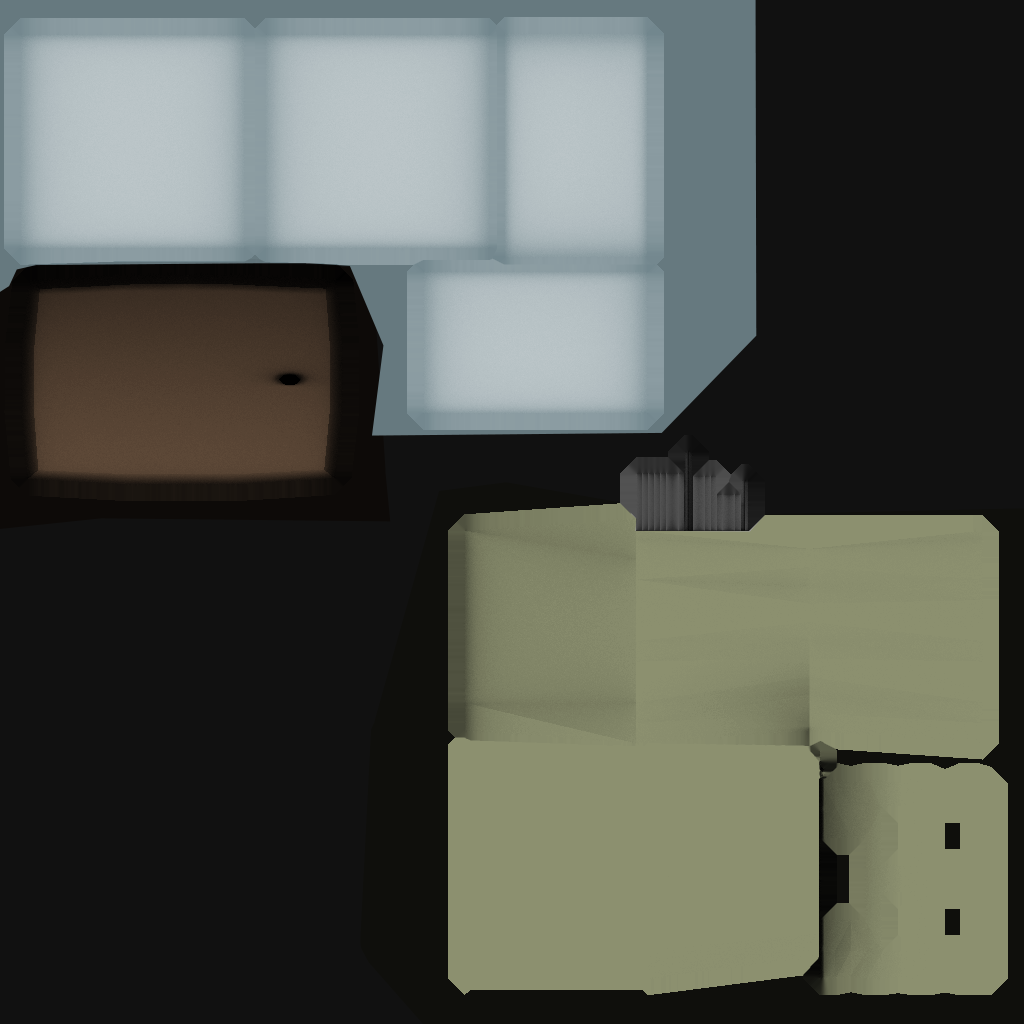
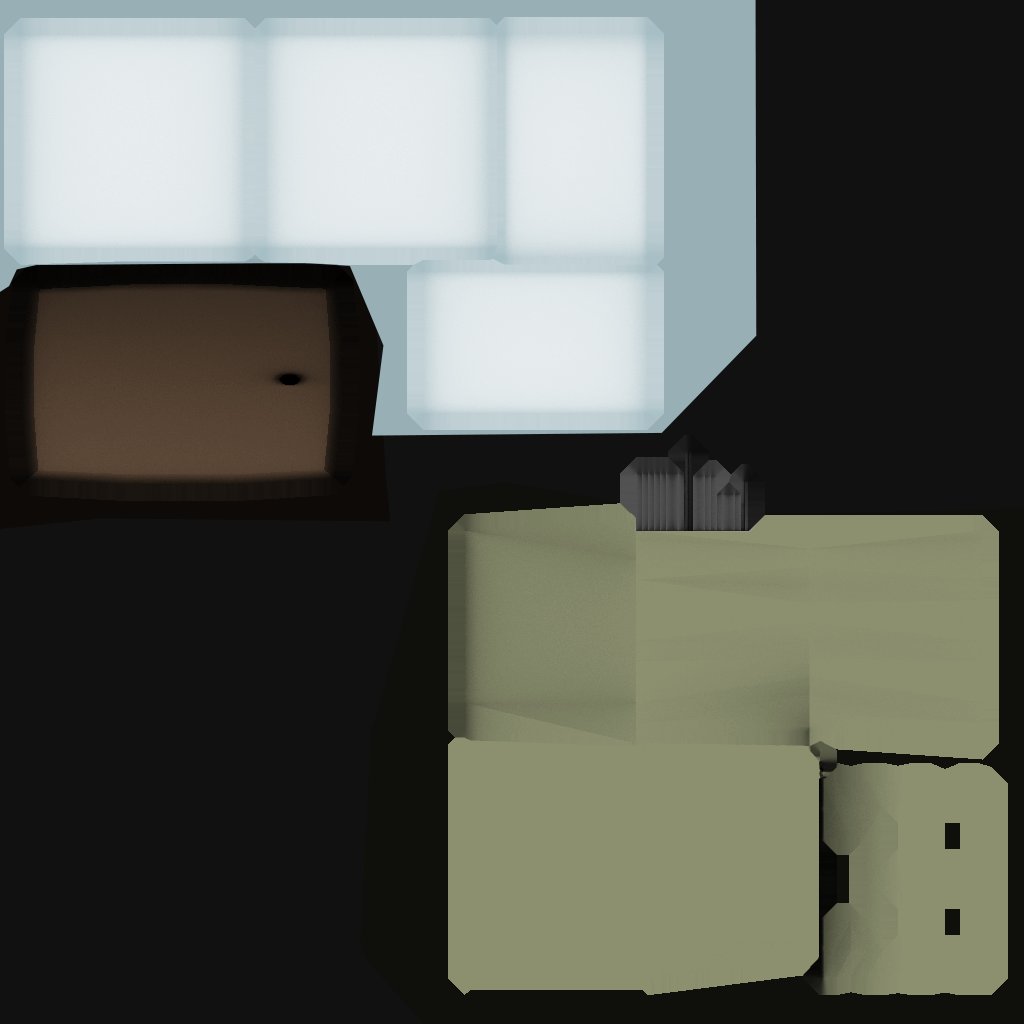
Comparing the layer stacks of the two w=1024, h=1024 images. Changes:
painted on "Layer 2" over box(0, 0, 757, 436)
